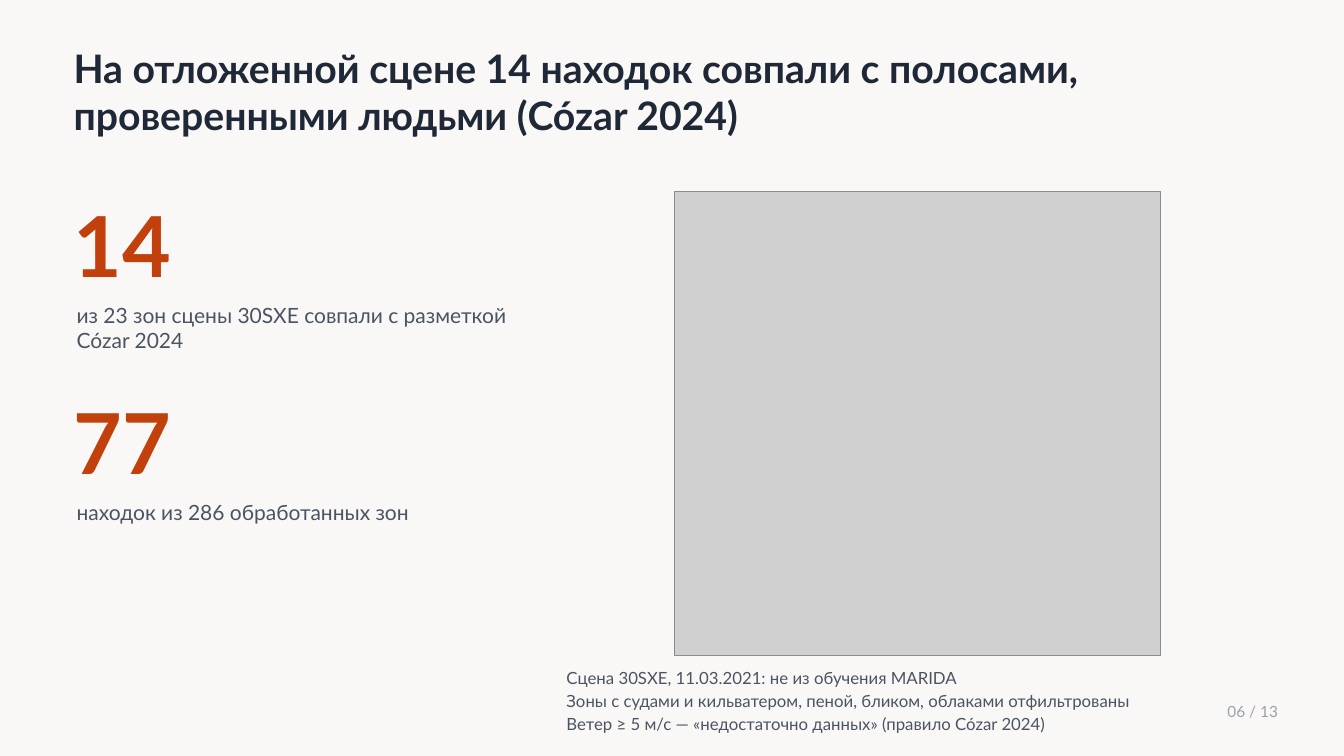
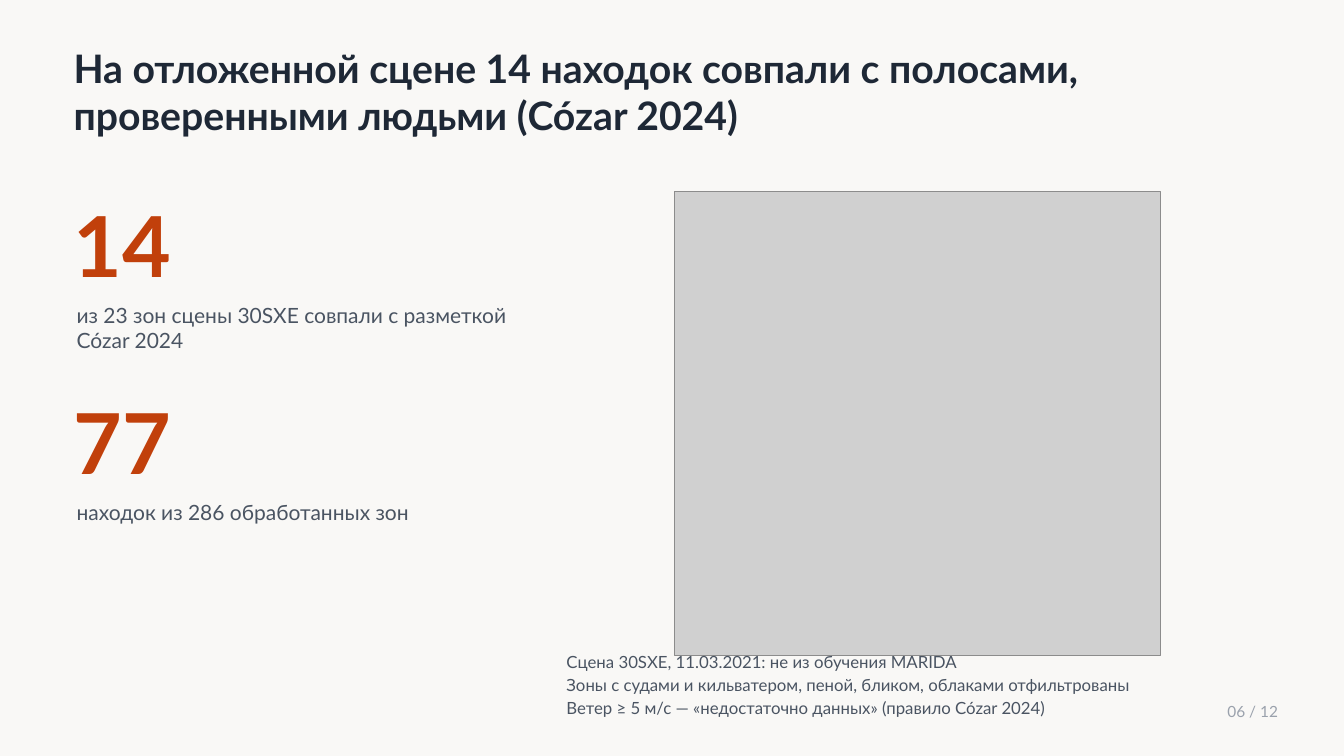
Before and after one commit to azama2t/final-cosmohack, a slide deck: slide 6 of presentation/deck_checkpoint.pptx. Drawn at 1344x756 pixels with LibreOffice and Linux fonts; fonts in the diff are those of the drawing; grey boxes stand for pictures. Boxes give left, top, right and bottom in pixels: in the first picture for what was removed or moved away, otherwise in the second. Text is boxed around its words. In the diff, an @@ line names an element or a change of style, - is before the commit and + after.

```diff
--- a/presentation/deck_checkpoint.pptx
+++ b/presentation/deck_checkpoint.pptx
@@ text "Сцена 30SXE, 11.03.2021: не из ...": place and size @@
-text "Сцена 30SXE, 11.03.2021: не из ..." at <box>566,672,1129,733</box>
+text "Сцена 30SXE, 11.03.2021: не из ..." at <box>566,654,1129,717</box>
@@ text at <box>1227,706,1278,717</box>: text changed @@
-06 / 13
+06 / 12
```
Also in this commit, not shown: 11 other slides changed, 13 other files.
